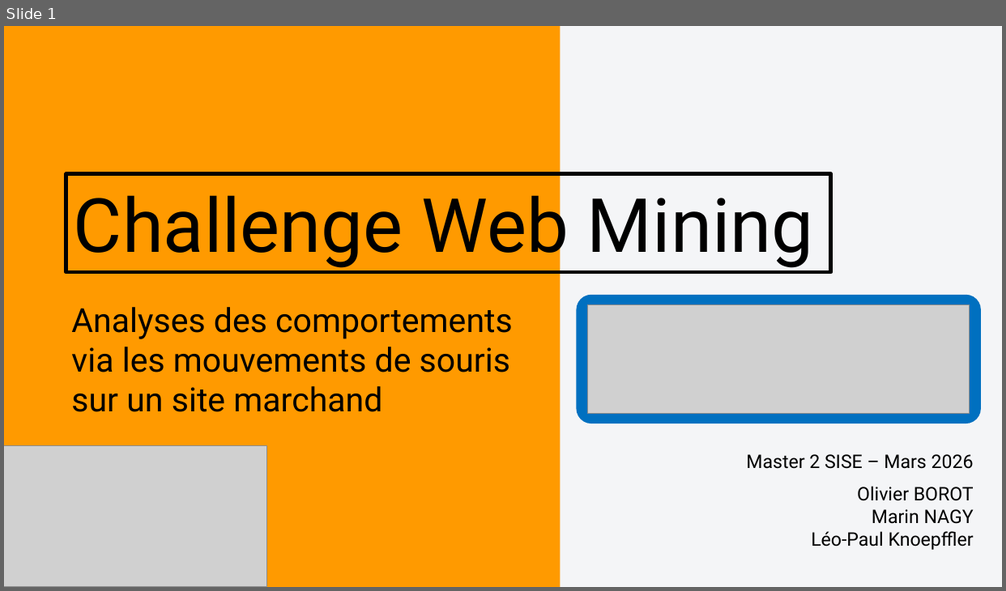
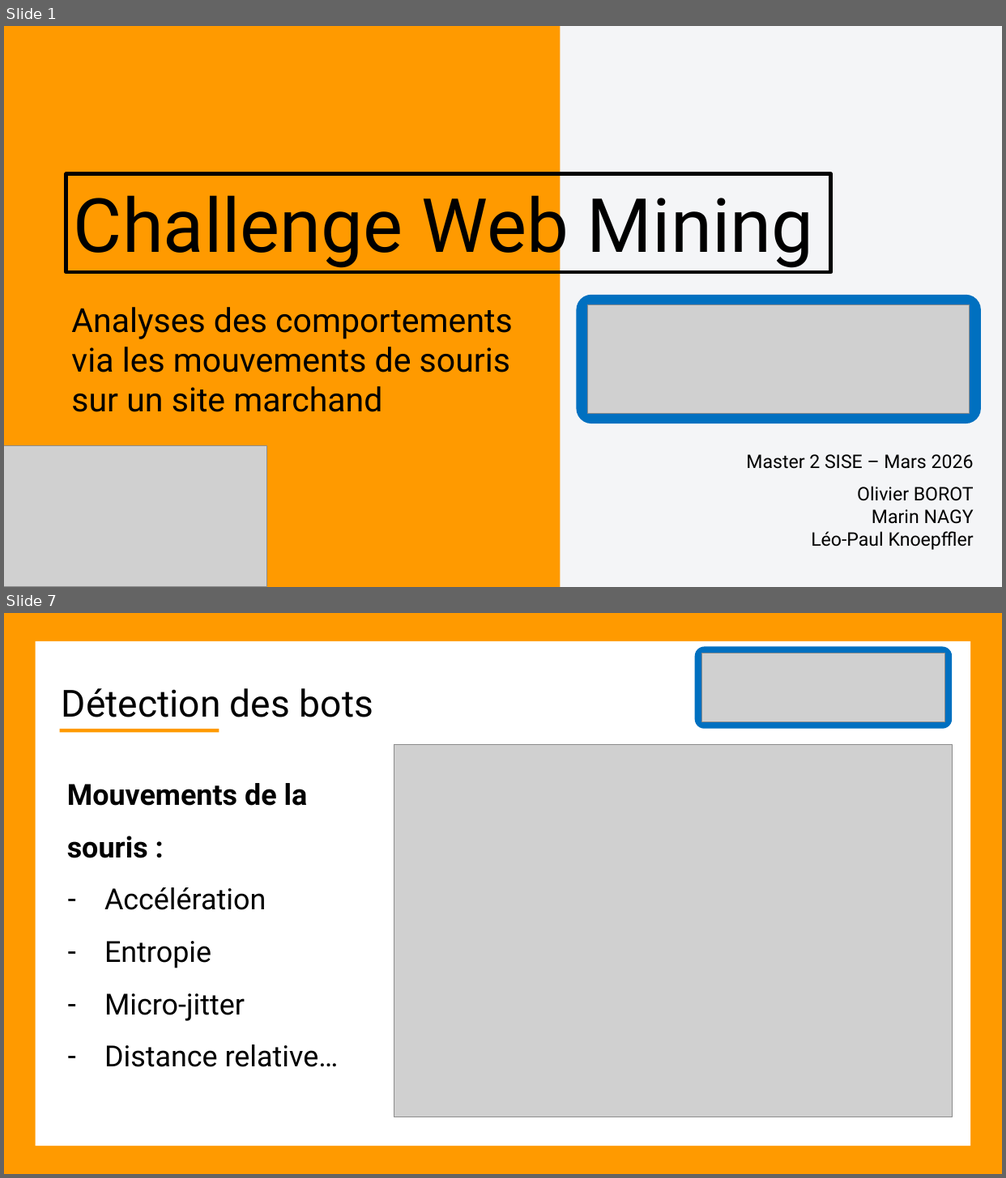
Before and after one commit to OlivierBOROT/SISE-Challenge-WebMining, a slide deck: Présentation_orale.pptx. Shown one above the other, each under a label of ours: slide 1 before the commit, slides 1 and 7 after it; the slides between them are not shown. The pictures are 1006x591 and 1006x1178 pixels, drawn with LibreOffice and Linux fonts; fonts in the diff are those of the drawing; grey boxes stand for pictures. Boxes give left, top, right and bottom in pixels: in the first picture for what was removed or moved away, otherwise in the second. Text is boxed around its words. In the diff, an @@ line names an element or a change of style, - is before the commit and + after.

```diff
--- a/Présentation_orale.pptx
+++ b/Présentation_orale.pptx
@@ slide 7 added at bbox=[4, 613, 1002, 1174], background #F4F5F7 @@
@@ rectangle added at bbox=[4, 613, 1002, 1174], fill #FF9A00 @@
@@ rectangle added at bbox=[36, 641, 970, 1147], fill #FFFFFF @@
@@ rounded rectangle added at bbox=[695, 647, 953, 729], fill #0070C0 @@
@@ picture added at bbox=[702, 653, 945, 722] @@
@@ text added at bbox=[62, 688, 373, 717], 36 pt, text #000000 @@
+Détection des bots
@@ rectangle added at bbox=[59, 729, 219, 733], fill #FF9A00 @@
@@ picture added at bbox=[394, 745, 953, 1117] @@
@@ text added at bbox=[67, 783, 339, 1067], 28 pt, text #000000 @@
+Mouvements de la souris :
+– Accélération
+– Entropie
+– Micro-jitter
+– Distance relative…
```
Also in this commit, not shown: 10 other slides added, 6 slides removed.
